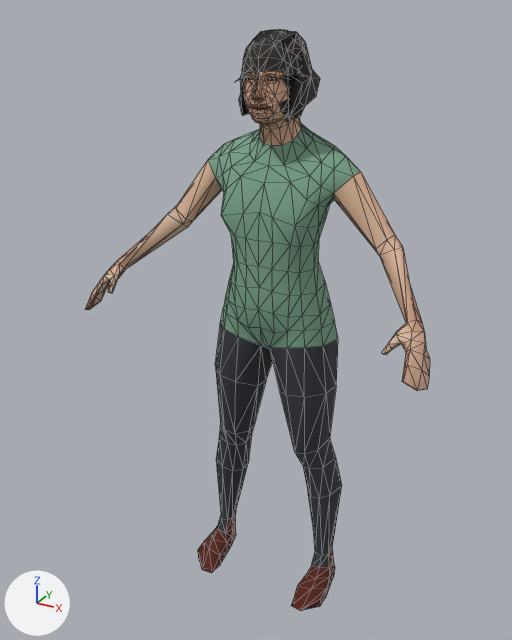
Before and after pictures for a commit that changed the glTF model assets/world/sitter_1.far.glb.
The view is the same before and after, from a camera (50 mm lens) standing at (0.744, -1.495, 1.482) and looking at (-0.029, -0.089, 0.779). The axes (+X, +Y, +Z) are drawn at lower left. The lights are the same throughout. The picture after the commit comes second. Mesh edges are drawn as thin lines. Vertices at exactly the same position are counted once.

In view in the first picture: 'person_mesh'.
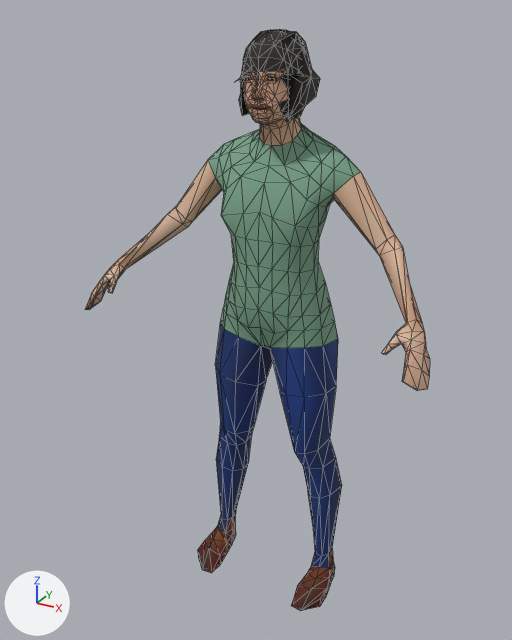
The change, as a list of edits to the scene's bpy script:
```text
Change mat_color_elvs_caesar_sandals1:
    where n0 = _N.new('ShaderNodeBsdfPrincipled'); n0.name = 'Principled BSDF'
    remove n0.inputs[0].default_value = (0.0908, 0.011, 0.00368, 1.0)  # 'Base Color', brown #551b0c
    add n2 = _N.new('ShaderNodeVertexColor'); n2.name = 'Color Attribute'
    add _L.new(n2.outputs[0], n0.inputs[0])  # 'Color' to 'Base Color'
Change mat_color_mindfront_female_trousers_1:
    where n0 = _N.new('ShaderNodeBsdfPrincipled'); n0.name = 'Principled BSDF'
    remove n0.inputs[0].default_value = (0.0331, 0.0369, 0.0467, 1.0)  # 'Base Color', dark grey #33363d
    add n2 = _N.new('ShaderNodeVertexColor'); n2.name = 'Color Attribute'
    add _L.new(n2.outputs[0], n0.inputs[0])  # 'Color' to 'Base Color'
Change me_person_mesh:
    where me_person_mesh.from_pydata(...)  # 789 vertices, 1554 faces; spans x -0.441..0.441, y -0.275..0.071, z 0.0..1.442
    used by ob_person_mesh; location = (0.0, 0.0, 0.0)
    me_person_mesh part 1: vertex colours changed
```

Where the change shows, as pixel boxes [x1, y1, x2, y2] in the pictures (512 x 640 px):
'person_mesh', recoloured: [199, 324, 342, 611] in both
